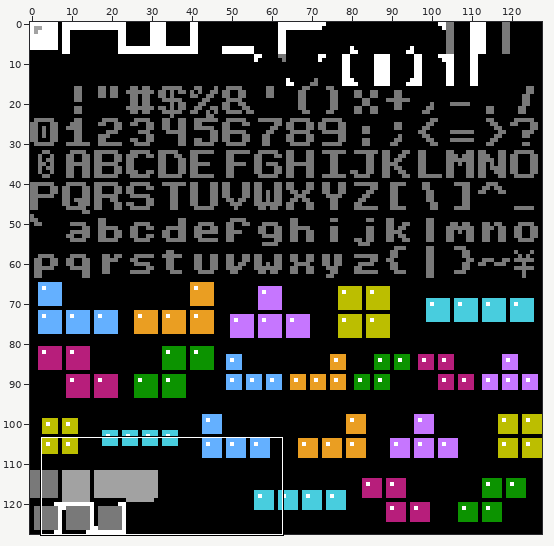
A pixel-art file gets an edit: images/tiles2.aseprite. Above: a wide view before the commit, with the close-up outlined.
Close-up. Before the edit:
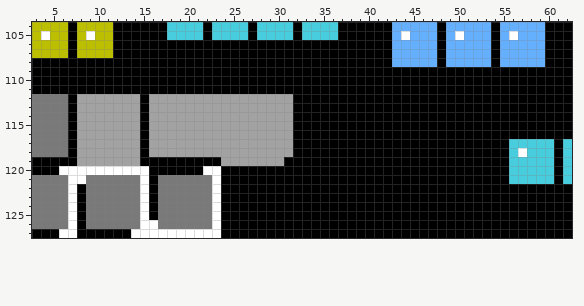
128x128 pixels, 1 frame. Shown: x 3..62, y 104..127.
Once edited:
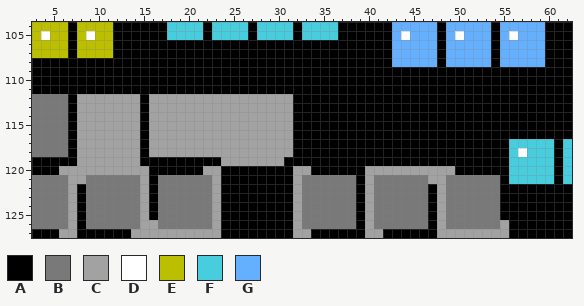
Palette (. is transparent): A #000000  B #797979  C #a2a2a2  D #ffffff  E #bcbe00  F #48cdde  G #64b0ff
Difference:
Changed rows in their new state; - is an unchanged pixel.
first column x 6:
120 CCCCCCCCCC------CC--------CC------CCCCCCCCCC------
121 -CC------C-------C--------CBBBBBB-CBBBBBBCCBBBBBB-
122 -C-------C-------C--------CBBBBBB-CBBBBBB-CBBBBBB-
123 -C-------C-------C--------CBBBBBB-CBBBBBB-CBBBBBB-
124 -C-------C-------C--------CBBBBBB-CBBBBBB-CBBBBBB-
125 -C-------C-------C--------CBBBBBB-CBBBBBB-CBBBBBB-
126 -C-------CC------C--------CBBBBBB-CBBBBBB-CBBBBBBC
127 CC------CCCCCCCCCC--------CC------CC------CCCCCCCC
